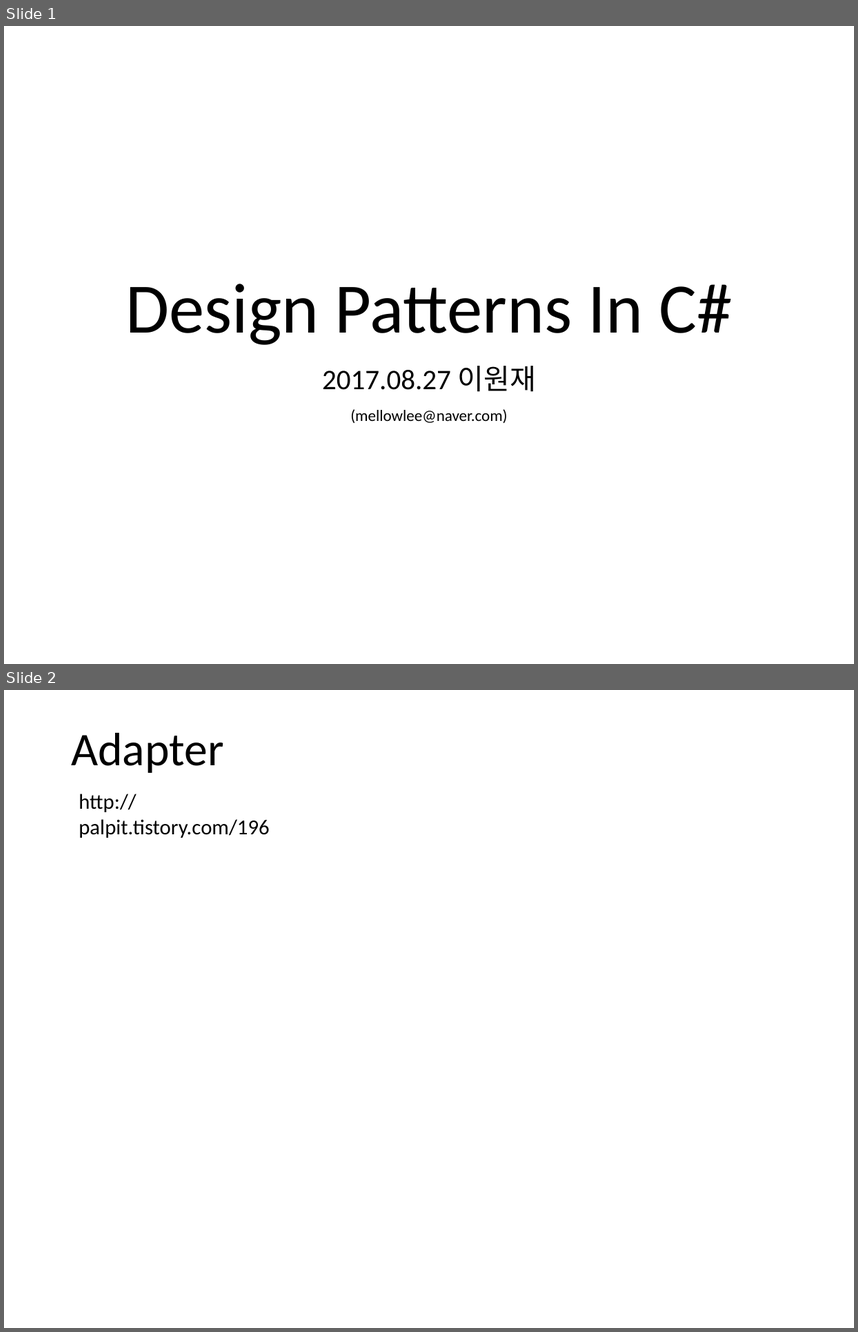
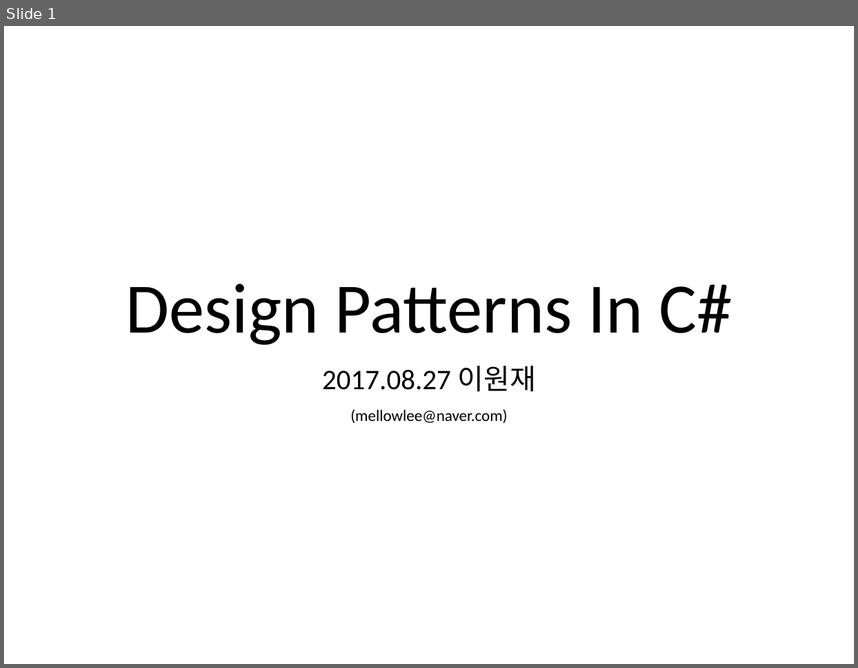
Before and after one commit to yiwonjae/Project_DesignPatternsInCSharp, a slide deck: Designpattern정리.pptx. Shown one above the other, each under a label of ours: slides 1 and 2 before the commit, slide 1 after it. The pictures are 858x1332 and 858x668 pixels, drawn with LibreOffice and Linux fonts; fonts in the diff are those of the drawing. Boxes give left, top, right and bottom in pixels: in the first picture for what was removed or moved away, otherwise in the second. Text is boxed around its words. In the diff, an @@ line names an element or a change of style, - is before the commit and + after.

```diff
--- a/Designpattern정리.pptx
+++ b/Designpattern정리.pptx
@@ slide 2 removed at (4,690,854,1328), background #FFFFFF @@
@@ title removed at (71,733,224,773) @@
-Adapter
@@ text removed at (79,793,269,838) @@
-http://palpit.tistory.com/196
```
Also in this commit, not shown: 1 slide changed, 5 slides added, 1 other slide removed, 5 other files.
